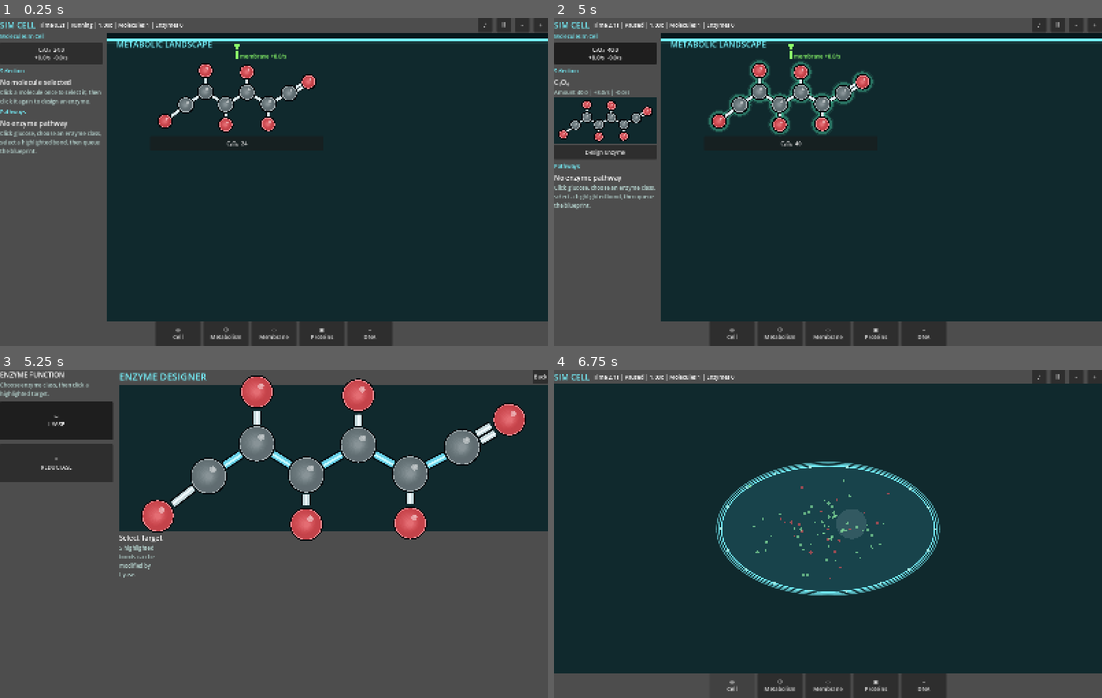
Above: before the commit, frames 1-4 (two rows, left to right).
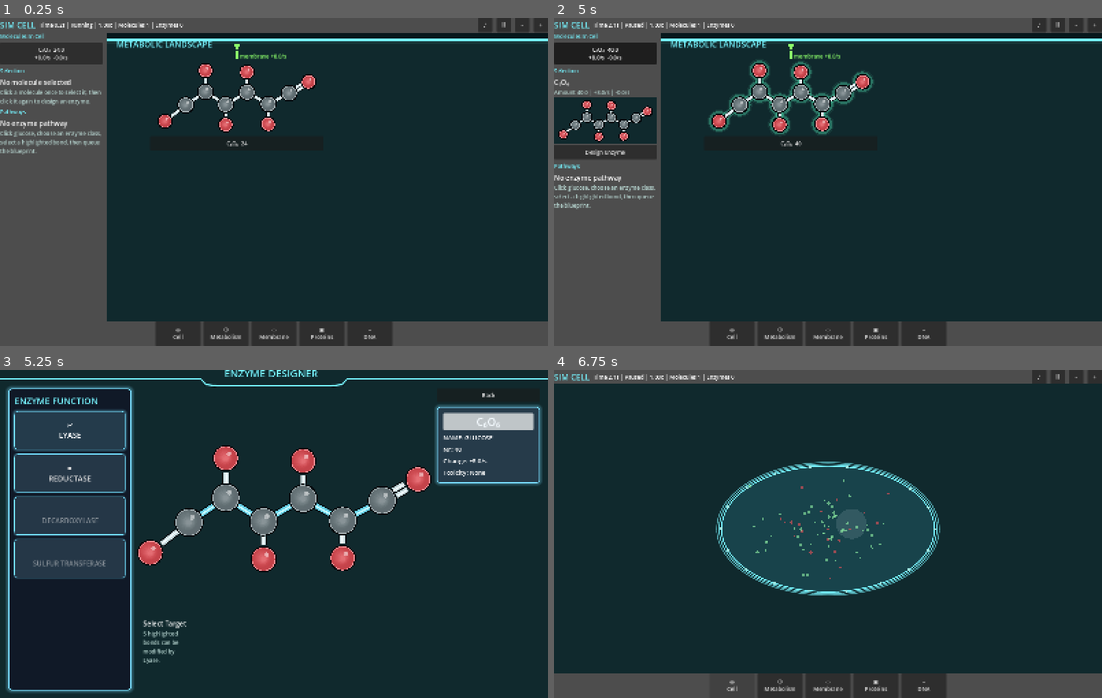
Above: after the commit, the same moments.

Repository: EliasEnglund/SimCell
Game: Godot game, scene res://scenes/main.tscn
Same seed, same stepped clock (60 frames per second), same inputs: the game is played once before the commit and once after it.
Inputs:
- Up to frame 1 (0.25 s): no input
- Up to frame 2 (5 s): click "♪" at 0.5 s; click "♫" at 1.25 s; click "Ⅱ" at 2 s; click "-" at 2.75 s; click "+" at 3.5 s; click "C₆O₆ 40.0 +8.0/s -0.0/s" at 4.25 s
- Up to frame 3 (5.25 s): click "Design Enzyme" at 5 s
- Up to frame 4 (6.75 s): click "Back" at 5.75 s; click "◎ Cell" at 6.5 s

Frames 1-2 are identical in both runs. In frame 3, 78% of the frame differs, in the area x 0-100%, y 0-100%; in frame 4, nothing differs.

Commit message:
Refine enzyme designer interface

Diff:
--- a/scripts/ui/main.gd
+++ b/scripts/ui/main.gd
@@ -31,6 +31,7 @@
 var designer_target := -1
 var designer_preview: HBoxContainer
 var designer_canvas: Control
+var designer_info_panel: VBoxContainer
 
 func _ready() -> void:
 	sim.changed.connect(_refresh)
@@ -444,35 +445,60 @@
 func _open_enzyme_designer(molecule_id: String) -> void:
 	sim.select_molecule(molecule_id)
 	_clear(root)
+	var designer_root := Control.new()
+	designer_root.size_flags_horizontal = Control.SIZE_EXPAND_FILL
+	designer_root.size_flags_vertical = Control.SIZE_EXPAND_FILL
+	root.add_child(designer_root)
+	var background := ColorRect.new()
+	background.color = Color("10292d")
+	background.set_anchors_preset(Control.PRESET_FULL_RECT)
+	designer_root.add_child(background)
+	var title_bar := DesignerTitleFrame.new()
+	title_bar.set_anchors_preset(Control.PRESET_FULL_RECT)
+	title_bar.mouse_filter = Control.MOUSE_FILTER_IGNORE
+	designer_root.add_child(title_bar)
+
 	var shell := HBoxContainer.new()
 	shell.set_anchors_preset(Control.PRESET_FULL_RECT)
-	shell.add_theme_constant_override("separation", 18)
-	root.add_child(shell)
+	shell.offset_left = 24
+	shell.offset_top = 54
+	shell.offset_right = -24
+	shell.offset_bottom = -22
+	shell.add_theme_constant_override("separation", 34)
+	designer_root.add_child(shell)
+
+	var tools_panel := PanelContainer.new()
+	tools_panel.custom_minimum_size = Vector2(360, 0)
+	tools_panel.add_theme_stylebox_override("panel", _glow_panel_style(Color("101927"), Color("7adfff"), 3.0, 10))
+	shell.add_child(tools_panel)
 	var tools := VBoxContainer.new()
-	tools.custom_minimum_size = Vector2(330, 0)
-	tools.add_theme_constant_override("separation", 12)
-	shell.add_child(tools)
-	tools.add_child(_title("ENZYME FUNCTION", "Choose enzyme class, then click a highlighted target."))
+	tools.add_theme_constant_override("separation", 13)
+	tools.offset_left = 18
+	tools.offset_top = 18
+	tools.offset_right = -18
+	tools.offset_bottom = -18
+	tools_panel.add_child(tools)
+	var tools_title := Label.new()
+	tools_title.text = "ENZYME FUNCTION"
+	tools_title.add_theme_font_size_override("font_size", 26)
+	tools_title.modulate = Color("76f4ff")
+	tools.add_child(tools_title)
 	tools.add_child(_tool_button("lyase", "✂", "LYASE"))
 	tools.add_child(_tool_button("reductase", "=", "REDUCTASE"))
+	tools.add_child(_locked_tool_card("DECARBOXYLASE"))
+	tools.add_child(_locked_tool_card("SULFUR TRANSFERASE"))
+
 	var center := VBoxContainer.new()
 	center.size_flags_horizontal = Control.SIZE_EXPAND_FILL
 	center.size_flags_vertical = Control.SIZE_EXPAND_FILL
+	center.add_theme_constant_override("separation", 12)
 	shell.add_child(center)
-	var header := HBoxContainer.new()
-	center.add_child(header)
-	var title := Label.new()
-	title.text = "ENZYME DESIGNER"
-	title.add_theme_font_size_override("font_size", 28)
-	title.modulate = Color("76f4ff")
-	title.size_flags_horizontal = Control.SIZE_EXPAND_FILL
-	header.add_child(title)
-	var back := Button.new()
-	back.text = "Back"
-	back.pressed.connect(func(): _restore_main_shell())
-	header.add_child(back)
+	var top_spacer := HBoxContainer.new()
+	top_spacer.custom_minimum_size = Vector2(0, 30)
+	top_spacer.size_flags_horizontal = Control.SIZE_EXPAND_FILL
+	center.add_child(top_spacer)
 	designer_canvas = MoleculeCanvasScript.new()
-	designer_canvas.custom_minimum_size = Vector2(760, 430)
+	designer_canvas.custom_minimum_size = Vector2(760, 490)
 	designer_canvas.size_flags_horizontal = Control.SIZE_EXPAND_FILL
 	designer_canvas.size_flags_vertical = Control.SIZE_EXPAND_FILL
 	designer_canvas.interactive = true
@@ -482,6 +508,19 @@
 	designer_preview.custom_minimum_size = Vector2(0, 210)
 	designer_preview.add_theme_constant_override("separation", 12)
 	center.add_child(designer_preview)
+
+	var info_stack := VBoxContainer.new()
+	info_stack.custom_minimum_size = Vector2(300, 0)
+	info_stack.add_theme_constant_override("separation", 14)
+	shell.add_child(info_stack)
+	var back := Button.new()
+	back.text = "Back"
+	back.custom_minimum_size = Vector2(0, 40)
+	back.pressed.connect(func(): _restore_main_shell())
+	info_stack.add_child(back)
+	designer_info_panel = VBoxContainer.new()
+	designer_info_panel.add_theme_constant_override("separation", 9)
+	info_stack.add_child(designer_info_panel)
 	_refresh_designer()
 
 func _handle_molecule_click(molecule_id: String) -> void:
@@ -499,6 +538,11 @@
 	button.custom_minimum_size = Vector2(0, 112)
 	button.toggle_mode = true
 	button.button_pressed = designer_tool == id
+	button.add_theme_font_size_override("font_size", 22)
+	button.add_theme_stylebox_override("normal", _tool_style(false))
+	button.add_theme_stylebox_override("hover", _tool_style(true))
+	button.add_theme_stylebox_override("pressed", _tool_style(true))
+	button.add_theme_stylebox_override("focus", StyleBoxEmpty.new())
 	button.pressed.connect(func():
 		designer_tool = id
 		designer_target = -1
@@ -506,6 +550,15 @@
 	)
 	return button
 
+func _locked_tool_card(label_text: String) -> Button:
+	var button := Button.new()
+	button.text = "\n%s" % label_text
+	button.disabled = true
+	button.custom_minimum_size = Vector2(0, 112)
+	button.add_theme_font_size_override("font_size", 20)
+	button.add_theme_stylebox_override("disabled", _tool_style(false))
+	return button
+
 func _designer_target_selected(index: int) -> void:
 	designer_target = index
 	_refresh_designer()
@@ -518,6 +571,7 @@
 	designer_canvas.valid_targets = sim.valid_targets(designer_tool, sim.selected_molecule)
 	designer_canvas.selected_target = designer_target
 	designer_canvas.queue_redraw()
+	_refresh_designer_info(molecule)
 	_clear(designer_preview)
 	if designer_target < 0:
 		designer_preview.add_child(_title("Select Target", "%d highlighted bonds can be modified by %s." % [designer_canvas.valid_targets.size(), designer_tool.capitalize()]))
@@ -568,6 +622,74 @@
 	)
 	designer_preview.add_child(confirm)
 
+func _refresh_designer_info(molecule: Dictionary) -> void:
+	if designer_info_panel == null:
+		return
+	_clear(designer_info_panel)
+	var card := PanelContainer.new()
+	card.add_theme_stylebox_override("panel", _glow_panel_style(Color("263b4a"), Color("7adfff"), 2.0, 8))
+	designer_info_panel.add_child(card)
+	var box := VBoxContainer.new()
+	box.add_theme_constant_override("separation", 8)
+	box.offset_left = 16
+	box.offset_top = 14
+	box.offset_right = -16
+	box.offset_bottom = -14
+	card.add_child(box)
+	var formula := Label.new()
+	formula.text = molecule.get("formula", "Molecule")
+	formula.horizontal_alignment = HORIZONTAL_ALIGNMENT_CENTER
+	formula.add_theme_font_size_override("font_size", 32)
+	formula.modulate = Color("f4fbff")
+	formula.add_theme_stylebox_override("normal", _formula_badge_style())
+	box.add_child(formula)
+	var name := Label.new()
+	name.text = "NAME: %s" % str(molecule.get("name", "Molecule")).to_upper()
+	name.add_theme_font_size_override("font_size", 18)
+	box.add_child(name)
+	var amount := Label.new()
+	amount.text = "Nr: %.0f" % float(sim.molecule_amounts.get(sim.selected_molecule, 0.0))
+	amount.add_theme_font_size_override("font_size", 18)
+	box.add_child(amount)
+	var rates: Dictionary = sim.molecule_rates.get(sim.selected_molecule, {"production": 0.0, "consumption": 0.0})
+	var change := Label.new()
+	change.text = "Change: %+.1f/s" % (float(rates.get("production", 0.0)) - float(rates.get("consumption", 0.0)))
+	change.add_theme_font_size_override("font_size", 18)
+	box.add_child(change)
+	var toxicity_label := Label.new()
+	toxicity_label.text = "Toxicity: None"
+	toxicity_label.add_theme_font_size_override("font_size", 18)
+	box.add_child(toxicity_label)
+
+func _glow_panel_style(fill: Color, border: Color, width: float, radius: int) -> StyleBoxFlat:
+	var style := StyleBoxFlat.new()
+	style.bg_color = fill
+	style.border_color = border
+	style.set_border_width_all(width)
+	style.set_corner_radius_all(radius)
+	style.shadow_color = Color(border.r, border.g, border.b, 0.35)
+	style.shadow_size = 10
+	style.content_margin_left = 18
+	style.content_margin_top = 18
+	style.content_margin_right = 18
+	style.content_margin_bottom = 18
+	return style
+
+func _tool_style(active: bool) -> StyleBoxFlat:
+	var style := _glow_panel_style(Color("243b4b") if active else Color("253747"), Color("73dfff"), 1.5, 8)
+	style.shadow_size = 8 if active else 4
+	return style
+
+func _formula_badge_style() -> StyleBoxFlat:
+	var style := StyleBoxFlat.new()
+	style.bg_color = Color("c8c8c8")
+	style.set_corner_radius_all(5)
+	style.content_margin_left = 14
+	style.content_margin_right = 14
+	style.content_margin_top = 3
+	style.content_margin_bottom = 3
+	return style
+
 func _restore_main_shell() -> void:
 	_clear(root)
 	_build_shell()
@@ -656,3 +778,30 @@
 			var right := to - dir * 12.0 - Vector2(-dir.y, dir.x) * 7.0
 			draw_colored_polygon(PackedVector2Array([to, left, right]), color)
 			draw_string(ThemeDB.fallback_font, Vector2(x - 22.0, center_y + 36.0), "%s x%d" % [arrow.get("formula", ""), int(arrow.get("count", 0))], HORIZONTAL_ALIGNMENT_LEFT, -1, 12, color)
+
+class DesignerTitleFrame:
+	extends Control
+
+	func _draw() -> void:
+		var cyan := Color("76f4ff")
+		var glow := Color(0.45, 0.95, 1.0, 0.22)
+		var y := 26.0
+		var tab_width := 360.0
+		var tab_half := tab_width * 0.5
+		var center_x := size.x * 0.5
+		var tab_left := center_x - tab_half
+		var tab_right := center_x + tab_half
+		var points := PackedVector2Array([
+			Vector2(0, y),
+			Vector2(tab_left - 34.0, y),
+			Vector2(tab_left - 18.0, y + 17.0),
+			Vector2(tab_left + 14.0, y + 20.0),
+			Vector2(tab_right - 14.0, y + 20.0),
+			Vector2(tab_right + 18.0, y + 17.0),
+			Vector2(tab_right + 34.0, y),
+			Vector2(size.x, y)
+		])
+		draw_polyline(points, Color("02070b"), 9.0, true)
+		draw_polyline(points, glow, 7.0, true)
+		draw_polyline(points, cyan, 3.0, true)
+		draw_string(ThemeDB.fallback_font, Vector2(center_x - 145.0, 21.0), "ENZYME DESIGNER", HORIZONTAL_ALIGNMENT_LEFT, -1, 30, cyan)
